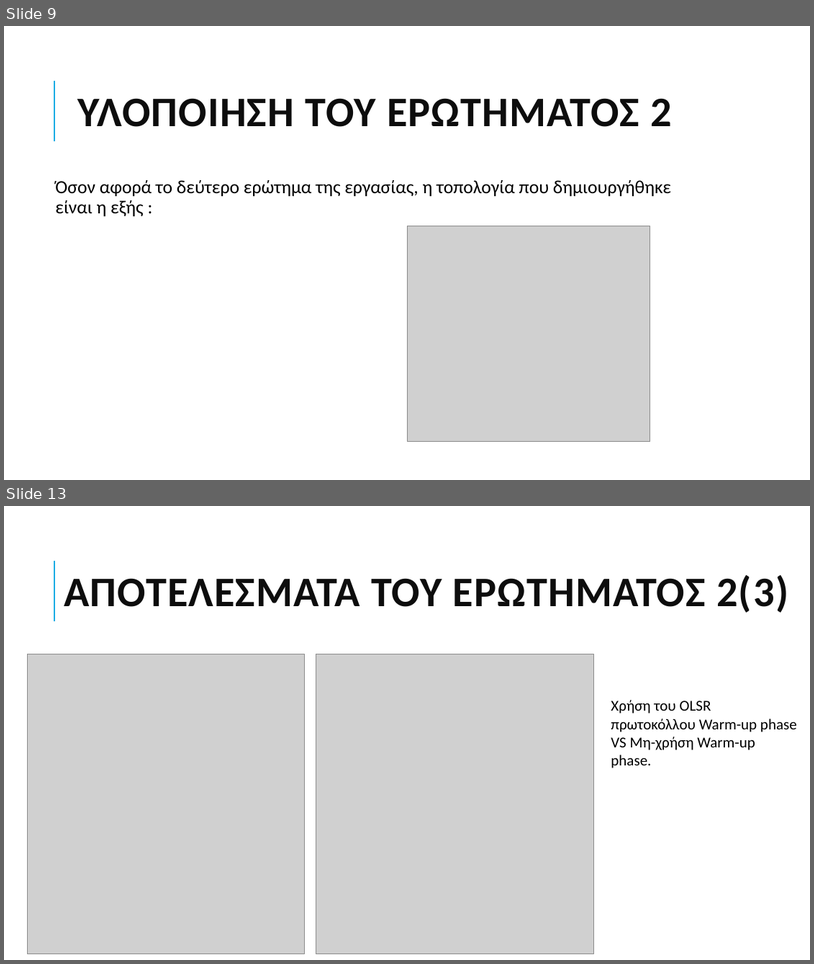
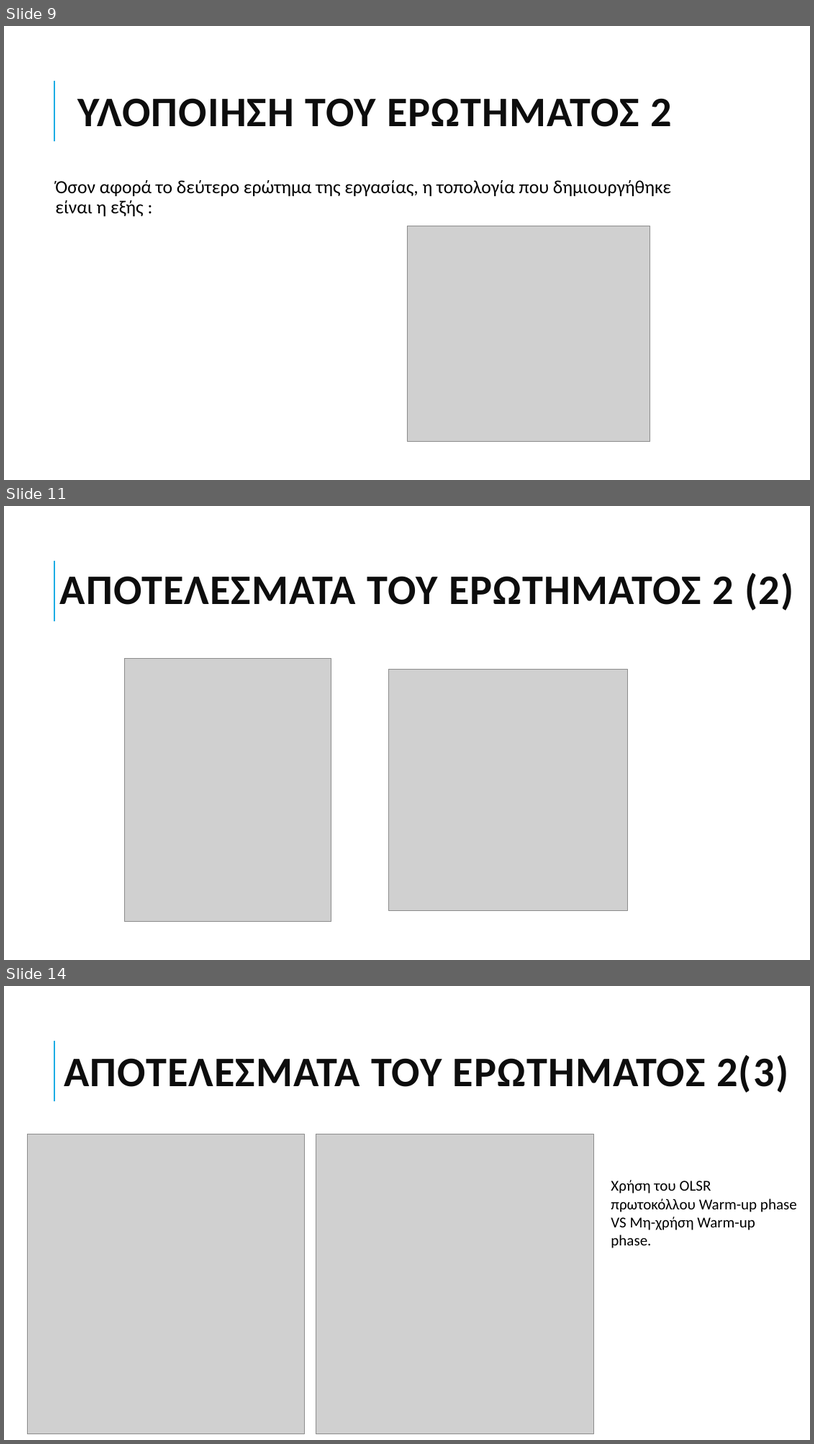
Before and after one commit to grgmyl/Ns3Project, a slide deck: Presentations/Ns-3_presentation_F.pptx. Shown one above the other, each under a label of ours: slides 9 and 13 before the commit, slides 9, 11 and 14 after it; the slides between them are not shown. The pictures are 814x964 and 814x1444 pixels, drawn with LibreOffice and Linux fonts; fonts in the diff are those of the drawing; grey boxes stand for pictures. Boxes give left, top, right and bottom in pixels: in the first picture for what was removed or moved away, otherwise in the second. Text is boxed around its words. In the diff, an @@ line names an element or a change of style, - is before the commit and + after.

```diff
--- a/Presentations/Ns-3_presentation_F.pptx
+++ b/Presentations/Ns-3_presentation_F.pptx
@@ slide 11 added at box(4, 506, 810, 960), background #FFFFFF; not listed: 1 template element that a slide beside it also shows @@
@@ title added at box(60, 573, 794, 610), 50 pt, text #0D0D0D, bold @@
+ΑΠΟΤΕΛΕΣΜΑΤΑ ΤΟΥ ΕΡΩΤΗΜΑΤΟΣ 2 (2)
@@ picture added at box(125, 659, 332, 921) @@
@@ picture added at box(389, 669, 628, 910) @@
@@ what was slide 13 is now slide 14 @@
```
Also in this commit, not shown: 2 slides changed, 1 other slide added, 1 slide removed.
